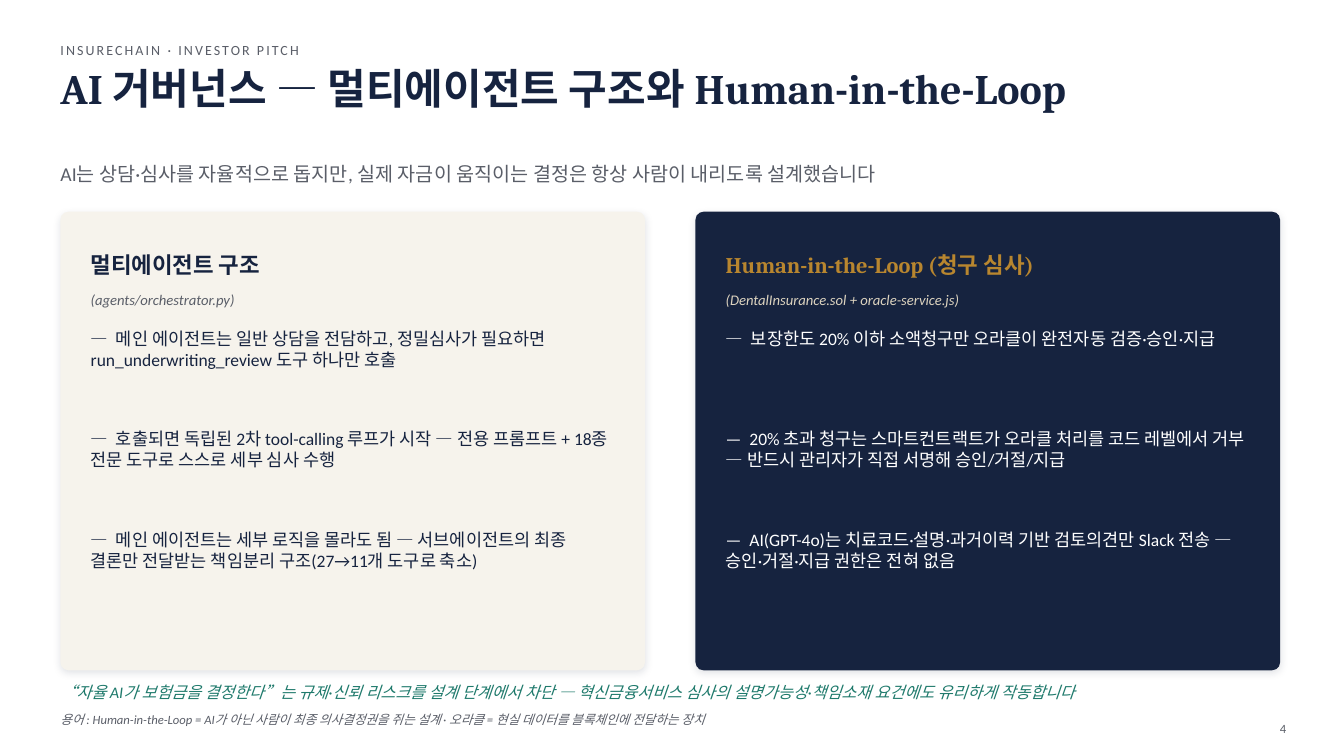
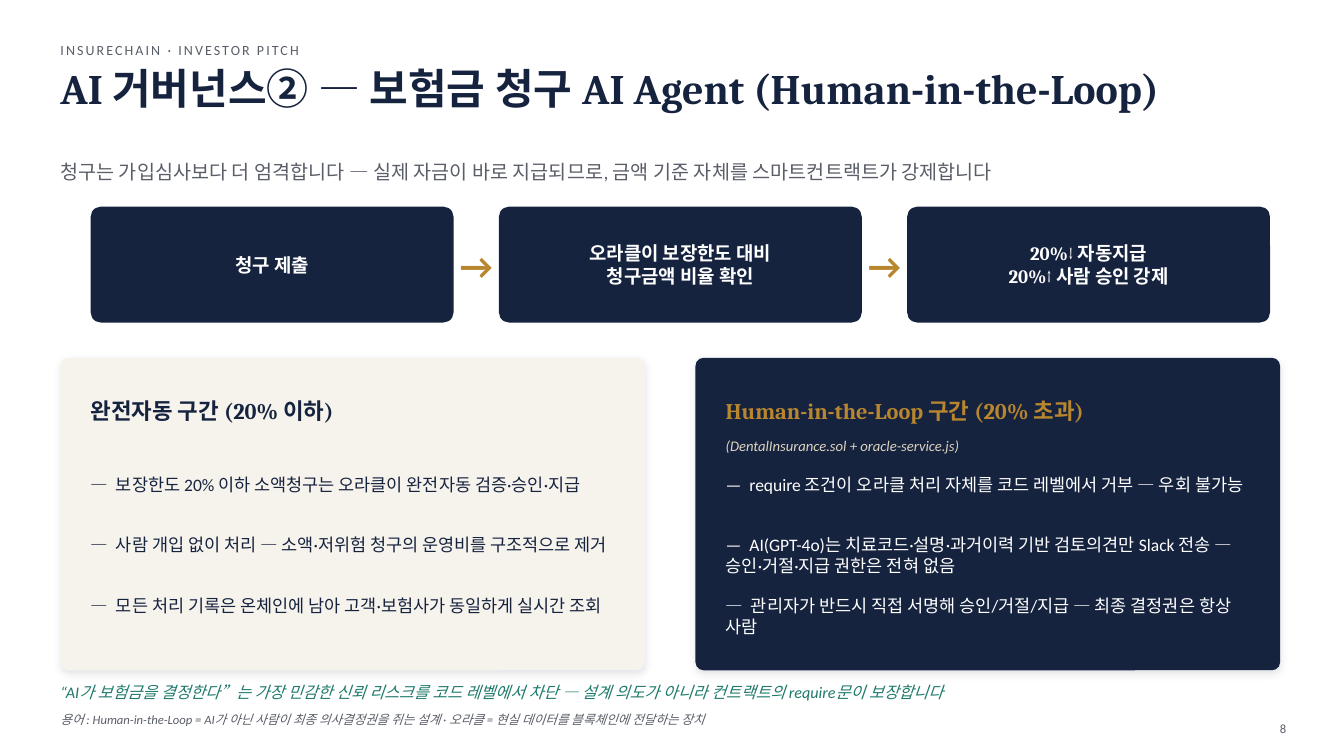
Before and after one commit to leeyonsei78/capstone_project_alpha, a slide deck: slide 8 of 인슈어체인_투자피칭_발표자료.pptx (slide 4 before the commit). Drawn at 1344x756 pixels with LibreOffice and Linux fonts; fonts in the diff are those of the drawing. Boxes give left, top, right and bottom in pixels: in the first picture for what was removed or moved away, otherwise in the second. Text is boxed around its words. In the diff, an @@ line names an element or a change of style, - is before the commit and + after.

```diff
--- a/인슈어체인_투자피칭_발표자료.pptx
+++ b/인슈어체인_투자피칭_발표자료.pptx
@@ title at [60, 68, 1159, 114]: text changed @@
-AI 거버넌스 — 멀티에이전트 구조와 Human-in-the-Loop
+AI 거버넌스② — 보험금 청구 AI Agent (Human-in-the-Loop)
@@ text at [60, 162, 992, 182]: text changed @@
-AI는 상담·심사를 자율적으로 돕지만, 실제 자금이 움직이는 결정은 항상 사람이 내리도록 설계했습니다
+청구는 가입심사보다 더 엄격합니다 — 실제 자금이 바로 지급되므로, 금액 기준 자체를 스마트컨트랙트가 강제합니다
@@ rounded rectangle added at [91, 207, 454, 323], fill #16233F @@
@@ text added at [454, 207, 499, 323], 26 pt, text #B8862F, bold @@
+→
@@ rounded rectangle added at [499, 207, 862, 323], fill #16233F @@
@@ text added at [862, 207, 907, 323], 26 pt, text #B8862F, bold @@
+→
@@ rounded rectangle added at [907, 207, 1270, 323], fill #16233F @@
@@ text removed at [91, 254, 260, 275] @@
-멀티에이전트 구조
@@ text added at [235, 256, 309, 274], 13.5 pt, text #FFFFFF, bold @@
+청구 제출
@@ text added at [590, 244, 771, 285], 13.5 pt, text #FFFFFF, bold @@
+오라클이 보장한도 대비
+청구금액 비율 확인
@@ text added at [1009, 244, 1169, 285], 13.5 pt, text #FFFFFF, bold @@
+20%↓ 자동지급
+20%↑ 사람 승인 강제
@@ text removed at [91, 294, 235, 308] @@
-(agents/orchestrator.py)
@@ rounded rectangle: place and size @@
-rounded rectangle at [60, 212, 645, 670]
+rounded rectangle at [60, 358, 645, 670]
@@ rounded rectangle at [60, 358, 645, 670]: proportions changed @@
@@ text removed at [91, 330, 545, 369] @@
-— 메인 에이전트는 일반 상담을 전담하고, 정밀심사가 필요하면 run_underwriting_review 도구 하나만 호출
@@ rounded rectangle at [696, 358, 1280, 670]: proportions changed @@
@@ rounded rectangle: place and size @@
-rounded rectangle at [696, 212, 1280, 670]
+rounded rectangle at [696, 358, 1280, 670]
@@ text added at [91, 400, 333, 423], 16 pt, text #16233F, bold @@
+완전자동 구간 (20% 이하)
@@ text at [726, 400, 1084, 424]: text changed @@
-Human-in-the-Loop (청구 심사)
+Human-in-the-Loop 구간 (20% 초과)
@@ text removed at [91, 430, 608, 468] @@
-— 호출되면 독립된 2차 tool-calling 루프가 시작 — 전용 프롬프트 + 18종 전문 도구로 스스로 세부 심사 수행
@@ text "(DentalInsurance.sol + oracle-service.js)": place and size @@
-text "(DentalInsurance.sol + oracle-service.js)" at [726, 294, 959, 308]
+text "(DentalInsurance.sol + oracle-service.js)" at [726, 440, 959, 454]
@@ text at [116, 476, 580, 493]: text changed; text colour #FFFFFF to #16233F @@
-— 보장한도 20% 이하 소액청구만 오라클이 완전자동 검증·승인·지급
+— 보장한도 20% 이하 소액청구는 오라클이 완전자동 검증·승인·지급
@@ text at [749, 476, 1243, 494]: text changed @@
-— 20% 초과 청구는 스마트컨트랙트가 오라클 처리를 코드 레벨에서 거부 — 반드시 관리자가 직접 서명해 승인/거절/지급
+— require 조건이 오라클 처리 자체를 코드 레벨에서 거부 — 우회 불가능
@@ text removed at [91, 531, 566, 570] @@
-— 메인 에이전트는 세부 로직을 몰라도 됨 — 서브에이전트의 최종 결론만 전달받는 책임분리 구조(27→11개 도구로 축소)
@@ text added at [116, 536, 607, 553], 12.5 pt, text #16233F @@
+— 사람 개입 없이 처리 — 소액·저위험 청구의 운영비를 구조적으로 제거
@@ text "— AI(GPT-4o)는 치료코드·설명·과거이력 기반 검토의견만 ...": place and size @@
-text "— AI(GPT-4o)는 치료코드·설명·과거이력 기반 검토의견만 ..." at [726, 531, 1211, 569]
+text "— AI(GPT-4o)는 치료코드·설명·과거이력 기반 검토의견만 ..." at [726, 536, 1211, 574]
@@ text added at [116, 597, 602, 614], 12.5 pt, text #16233F @@
+— 모든 처리 기록은 온체인에 남아 고객·보험사가 동일하게 실시간 조회
@@ text added at [726, 597, 1231, 635], 12.5 pt, text #FFFFFF @@
+— 관리자가 반드시 직접 서명해 승인/거절/지급 — 최종 결정권은 항상 사람
@@ text at [98, 684, 943, 700]: text changed @@
-“자율 AI가 보험금을 결정한다”는 규제·신뢰 리스크를 설계 단계에서 차단 — 혁신금융서비스 심사의 설명가능성·책임소재 요건에도 유리하게 작동합니다
+“AI가 보험금을 결정한다”는 가장 민감한 신뢰 리스크를 코드 레벨에서 차단 — 설계 의도가 아니라 컨트랙트의 require문이 보장합니다
@@ page number at [1280, 724, 1286, 733]: text changed @@
-4
+8
```
Also in this commit, not shown: 9 other slides changed, 5 slides added.
